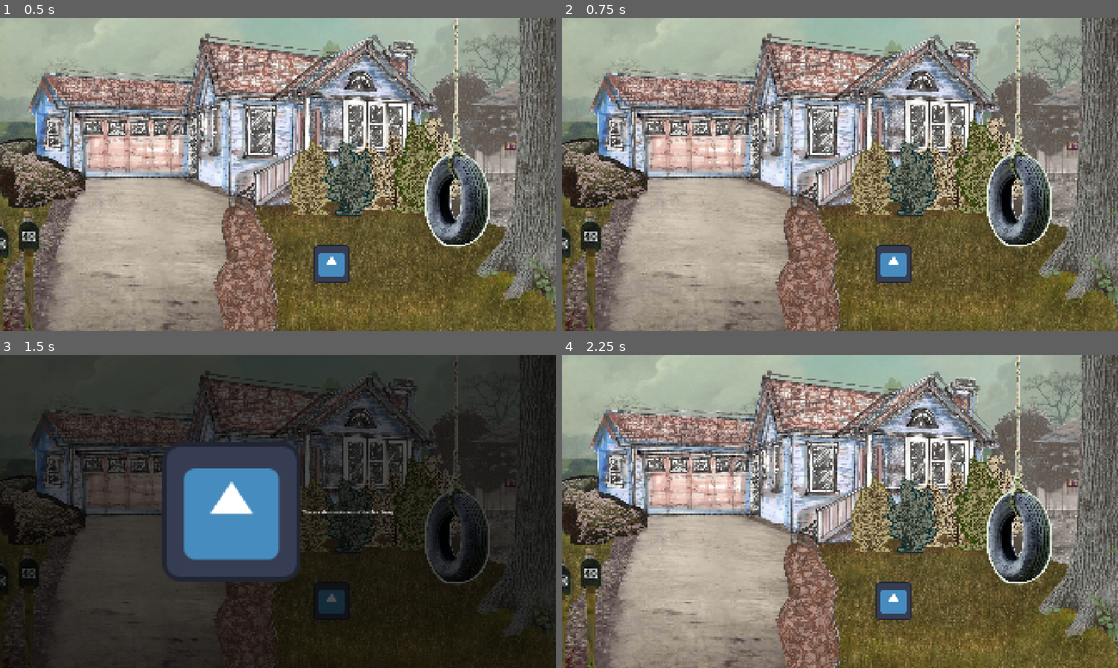
Above: before the commit, frames 1-4 (two rows, left to right).
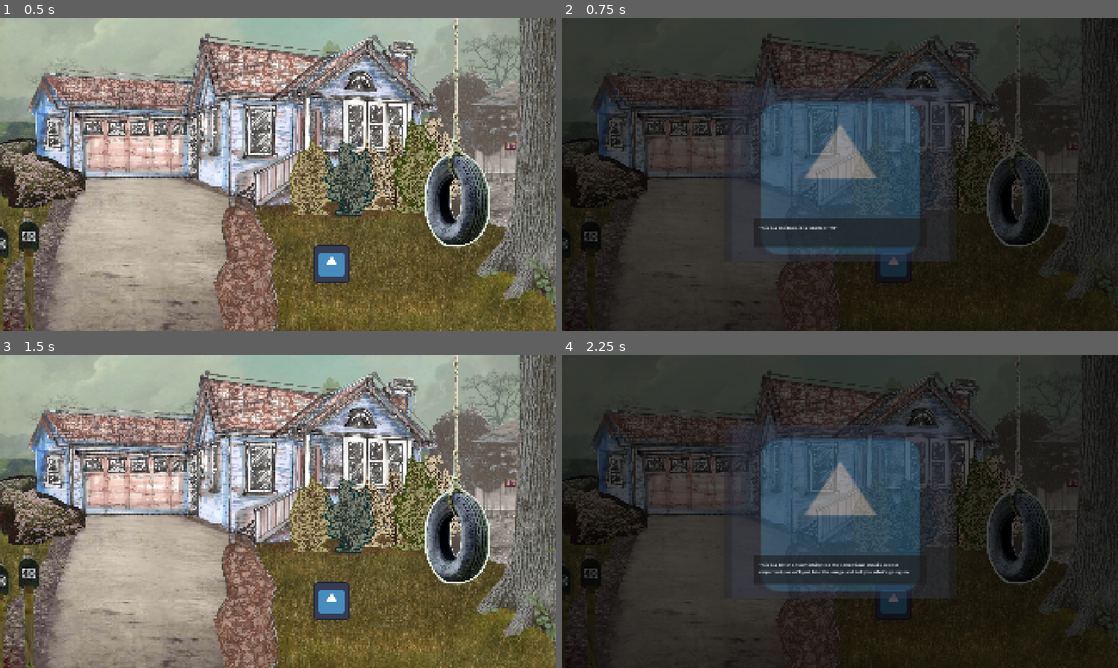
Above: after the commit, the same moments.

Repository: matthew-cavener/house-on-redacted-st
Game: Godot game, scene res://scenes/rooms/house_exterior.tscn
Two runs of this game, one before a commit and one after it. Both use one fixed random seed, a clock stepped at 60 frames per second and the inputs below. This scene is started directly instead of the project's main scene. The engine's default icon, where the game draws it, is replaced by a stand-in: a white triangle on a blue panel in a dark square.
Inputs (mouse positions are in pixels of both pictures, inside the frame that each line leads up to):
- Up to frame 1 (0.5 s): no input
- Up to frame 2 (0.75 s): click (589, 233) at 0.52 s
- Up to frame 3 (1.5 s): click (455, 470) at 1.25 s
- Up to frame 4 (2.25 s): click (895, 602) at 2 s

Frame 1 is identical in both runs. In frame 2, 99% of the frame differs, in the area x 0-100%, y 0-100%; in frame 3, 99%; in frame 4, 99%.

Commit message:
feat: add support for evidence that exists in the background

Diff:
--- a/data/evidence/house_exterior/demo_letter_evidence.tres
+++ b/data/evidence/house_exterior/demo_letter_evidence.tres
@@ -9,4 +9,5 @@
 name = "Demo Letter Evidence"
 description = "This is a letter or something like that, the visual details are not important, so we'll just blur the image and tell you what's going on."
 image = ExtResource("1_k6232")
+shows_in_background = null
 metadata/_custom_type_script = "uid://dj5gc8n3a6657"
--- a/data/evidence/house_exterior/demo_tire_swing.tres
+++ b/data/evidence/house_exterior/demo_tire_swing.tres
@@ -11,4 +11,5 @@
 description = "This is a demonstration of the Tire Swing"
 image = ExtResource("2_ad47e")
 hero_image = ExtResource("1_vgmhl")
+shows_in_background = null
 metadata/_custom_type_script = "uid://dj5gc8n3a6657"
--- a/data/evidence/house_exterior/tire_swing.tres
+++ b/data/evidence/house_exterior/tire_swing.tres
@@ -11,4 +11,5 @@
 description = "An old tire swing"
 image = ExtResource("2_wa6mc")
 hero_image = ExtResource("2_wa6mc")
+shows_in_background = null
 metadata/_custom_type_script = "uid://dj5gc8n3a6657"
--- a/data/resources/evidence_resource.gd
+++ b/data/resources/evidence_resource.gd
@@ -5,5 +5,18 @@
 @export var id: String
 @export var name: String
 @export var description: String
-@export var image: Texture2D
-@export var hero_image: Texture2D
+@export var image: Texture2D : set = set_evidence_image
+@export var hero_image: Texture2D : set = set_evidence_hero_image
+@export var shows_in_background: bool = true : set = set_evidence_shows_in_background
+
+func set_evidence_image(value: Texture2D):
+    image = value
+    emit_changed()
+
+func set_evidence_hero_image(value: Texture2D):
+    hero_image = value
+    emit_changed()
+
+func set_evidence_shows_in_background(value: bool):
+    shows_in_background = value
+    emit_changed()
--- a/scenes/rooms/house_exterior.gd
+++ /dev/null
@@ -1,2 +0,0 @@
-class_name HouseExterior
-extends Control
--- a/scenes/rooms/house_exterior.tscn
+++ b/scenes/rooms/house_exterior.tscn
@@ -1,12 +1,21 @@
-[gd_scene load_steps=8 format=3 uid="uid://dql5jdsd2mm7t"]
+[gd_scene load_steps=9 format=3 uid="uid://dql5jdsd2mm7t"]
 
-[ext_resource type="Script" uid="uid://hefq3hnpwyrq" path="res://scenes/rooms/house_exterior.gd" id="1_s2xer"]
 [ext_resource type="Texture2D" uid="uid://ddox1ysevrpw8" path="res://assets/sprites/backgrounds/house_exterior.png" id="2_j31ps"]
 [ext_resource type="Resource" uid="uid://gdyr2rs1iv4p" path="res://data/evidence/house_exterior/demo_tire_swing.tres" id="5_1fkhj"]
 [ext_resource type="Texture2D" uid="uid://6c6n4oj0hcdm" path="res://assets/sprites/icon.svg" id="5_xlja1"]
 [ext_resource type="Texture2D" uid="uid://bxv8y34xix5sn" path="res://assets/sprites/items/tire_swing_cropped.png" id="6_hockt"]
 [ext_resource type="Resource" uid="uid://bklu4sw6rfbis" path="res://data/evidence/house_exterior/demo_letter_evidence.tres" id="7_hockt"]
+[ext_resource type="Script" uid="uid://dj5gc8n3a6657" path="res://data/resources/evidence_resource.gd" id="7_xlja1"]
 [ext_resource type="Script" uid="uid://cyoq41rm1sg7e" path="res://scenes/ui/evidence_button.gd" id="7_xwprl"]
+
+[sub_resource type="Resource" id="Resource_gqelu"]
+script = ExtResource("7_xlja1")
+id = "mailbox"
+name = "Mailbox"
+description = "This is a mailbox, it is labelled: \"40\""
+image = ExtResource("5_xlja1")
+shows_in_background = false
+metadata/_custom_type_script = "uid://dj5gc8n3a6657"
 
 [node name="HouseExterior" type="Control"]
 layout_mode = 3
@@ -15,7 +24,6 @@
 anchor_bottom = 1.0
 grow_horizontal = 2
 grow_vertical = 2
-script = ExtResource("1_s2xer")
 
 [node name="Background" type="TextureRect" parent="."]
 layout_mode = 1
@@ -48,3 +56,13 @@
 script = ExtResource("7_xwprl")
 evidence_resource = ExtResource("7_hockt")
 metadata/_custom_type_script = "uid://cyoq41rm1sg7e"
+
+[node name="EvidenceButton" type="TextureButton" parent="Background"]
+layout_mode = 0
+offset_left = 56.0
+offset_top = 688.0
+offset_right = 144.0
+offset_bottom = 808.0
+script = ExtResource("7_xwprl")
+evidence_resource = SubResource("Resource_gqelu")
+metadata/_custom_type_script = "uid://cyoq41rm1sg7e"
--- a/scenes/ui/evidence_button.gd
+++ b/scenes/ui/evidence_button.gd
@@ -17,13 +17,26 @@
     return warnings
 
 func set_evidence_resource(value: EvidenceResource):
+    if evidence_resource and evidence_resource.changed.is_connected(_on_evidence_resource_changed):
+        evidence_resource.changed.disconnect(_on_evidence_resource_changed)
+
     evidence_resource = value
+    if evidence_resource:
+        evidence_resource.changed.connect(_on_evidence_resource_changed)
+
+    _on_evidence_resource_changed()
+
+func _on_evidence_resource_changed():
     _update_texture()
     update_configuration_warnings()
 
 func _update_texture():
-    if evidence_resource and evidence_resource.image:
+    if evidence_resource and evidence_resource.image and evidence_resource.shows_in_background:
         texture_normal = evidence_resource.image
+    else:
+        texture_normal = null
+    if Engine.is_editor_hint():
+        notify_property_list_changed()
 
 func _on_pressed():
     evidence_clicked.emit(evidence_resource)
Not shown, removed: scenes/rooms/house_exterior.gd.uid
